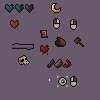
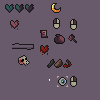
Before/after of a 100px x 100px layered artwork. What changed in the layer stack:
painted on "Sack.png" over [54, 34, 66, 47]
painted on "CraftIcon.png" over [68, 34, 84, 47]
painted on "HeartIcon.png" over [11, 21, 18, 30]
